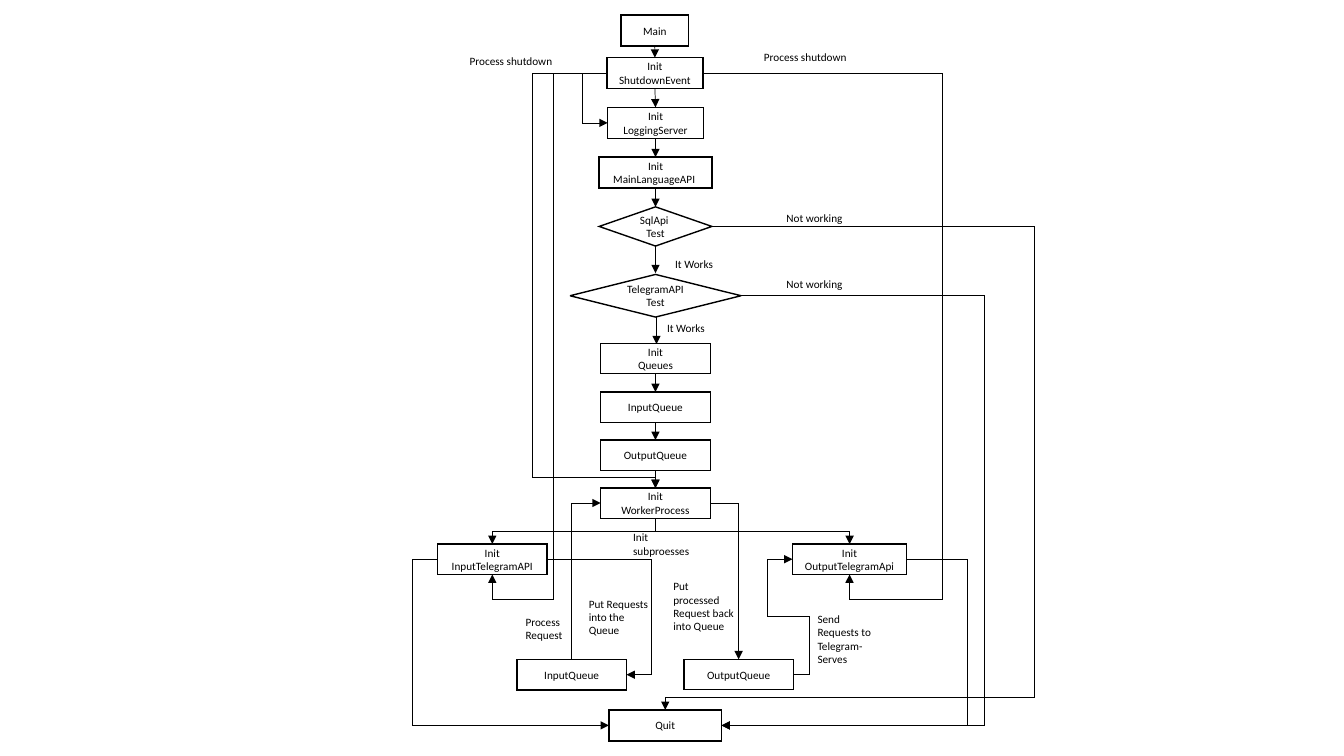
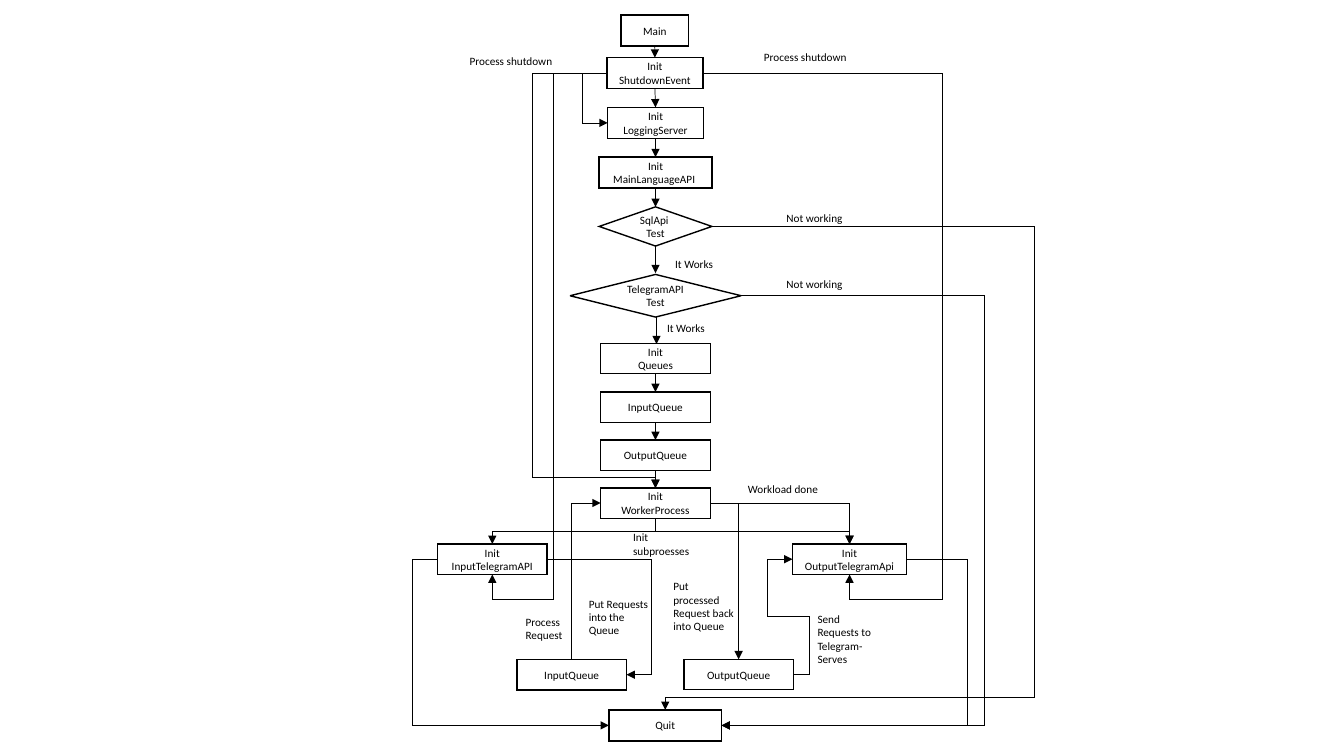
Before and after one commit to AsdwGroup/AnimeSubBot, a slide deck: slide 1 of workflows/Programworkflow.pptx. Drawn at 1344x756 pixels with LibreOffice and Linux fonts; fonts in the diff are those of the drawing. Boxes give left, top, right and bottom in pixels: in the first picture for what was removed or moved away, otherwise in the second. Text is boxed around its words. In the diff, an @@ line names an element or a change of style, - is before the commit and + after.

```diff
--- a/workflows/Programworkflow.pptx
+++ b/workflows/Programworkflow.pptx
@@ elbow arrow added from (712, 503) to (850, 544), #000000 0.5 pt @@
@@ text added at [748, 485, 818, 493], 8 pt, text #000000 @@
+Workload done
```
Also in this commit, not shown: 1 other slide changed, 15 other files.
